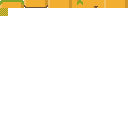
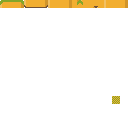
Layer changes from the first 128×128 image to the second:
painted on "Layer 3" over 0, 8, 120, 104
